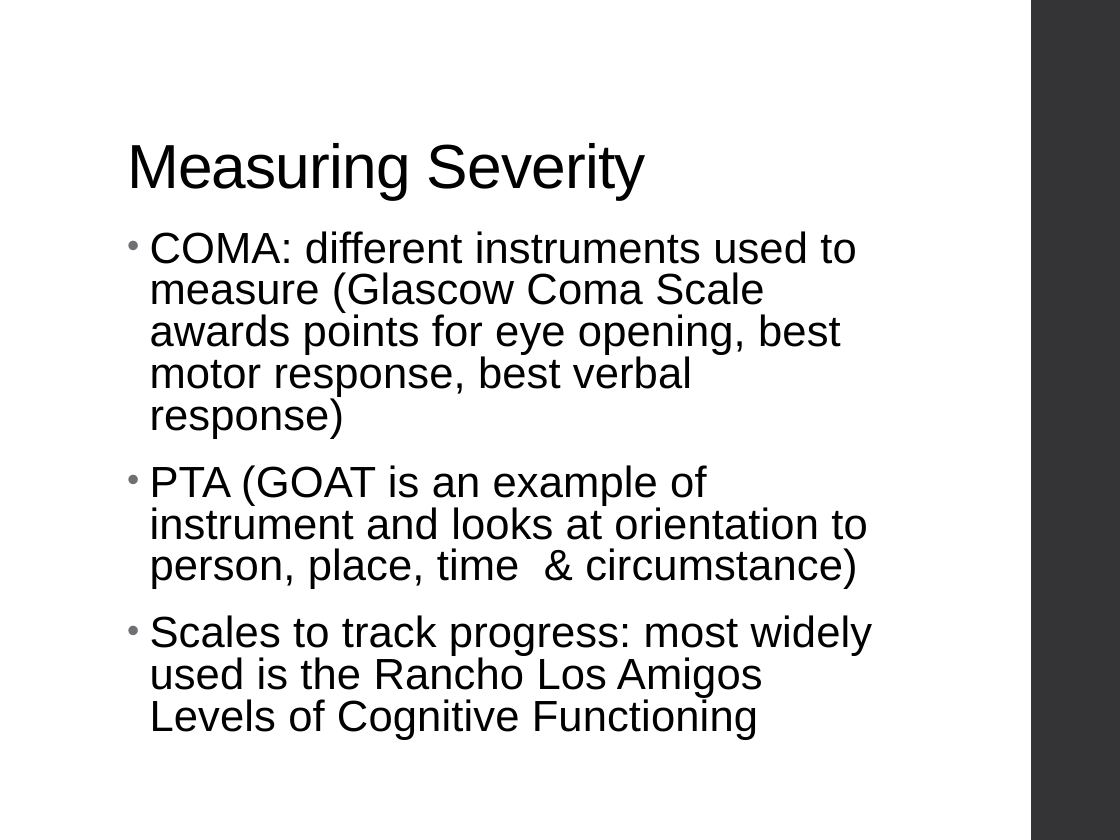
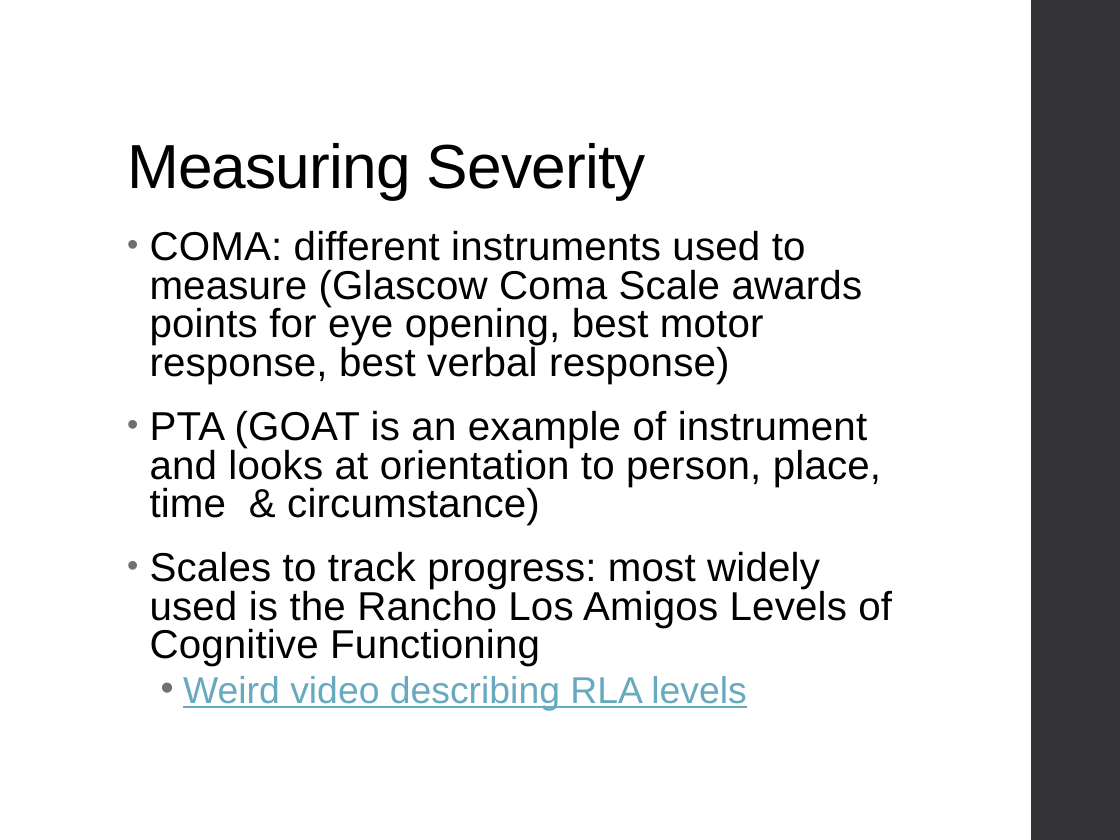
Before and after one commit to Jim-Wright90/cds_663_winter_2021, a slide deck: slide 36 of slides/Week1_21.pptx (slide 38 before the commit). Drawn at 1120x840 pixels with LibreOffice and Linux fonts; fonts in the diff are those of the drawing. Boxes give left, top, right and bottom in pixels: in the first picture for what was removed or moved away, otherwise in the second. Text is boxed around its words. In the diff, an @@ line names an element or a change of style, - is before the commit and + after.

```diff
--- a/slides/Week1_21.pptx
+++ b/slides/Week1_21.pptx
@@ text at <box>150,230,892,666</box>: size 28 to 25.9 pt @@
@@ text at <box>183,676,746,710</box>: paragraph added @@
+  • Weird video describing RLA levels
```
Also in this commit, not shown: 7 other slides changed, 2 slides removed, 6 other files.
